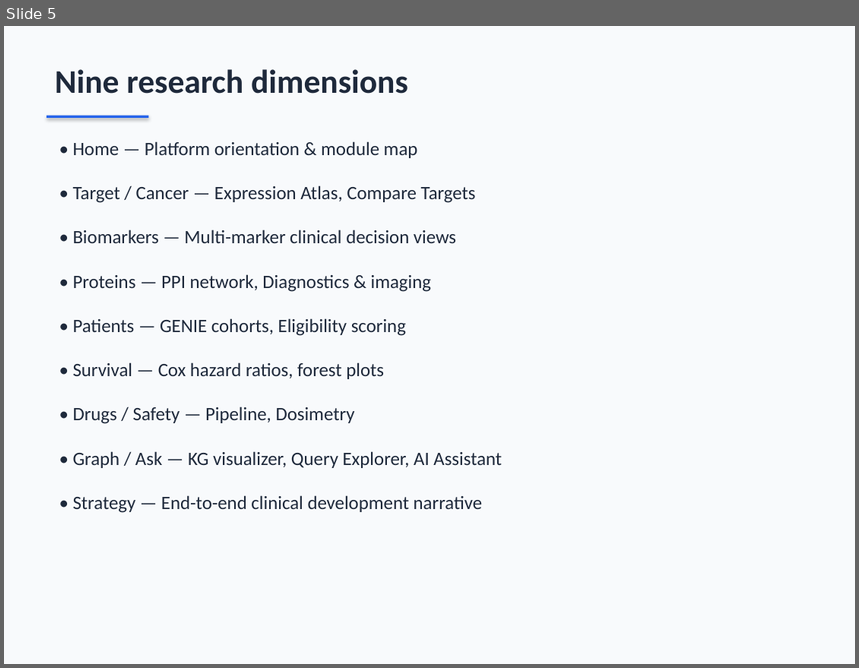
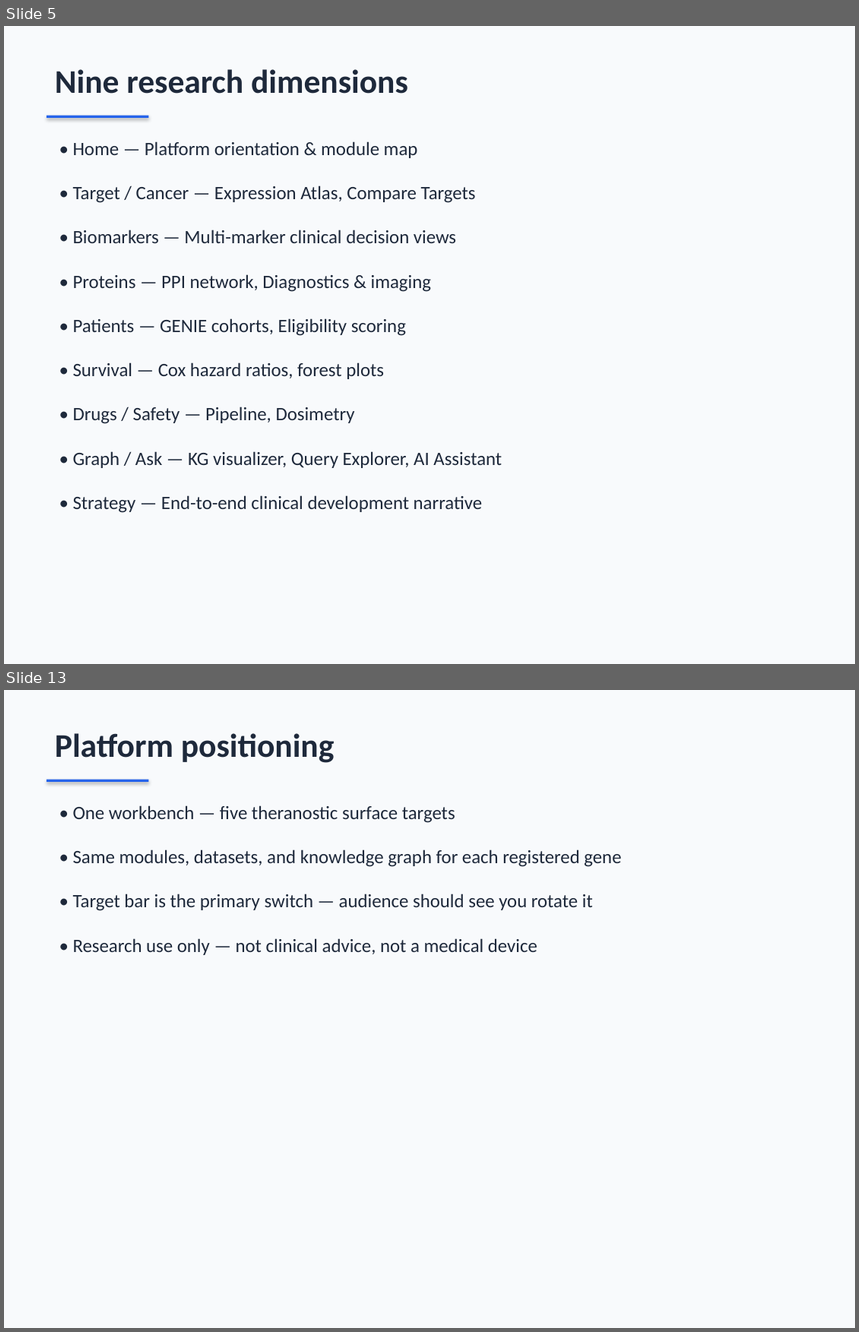
Before and after one commit to eurth/cd46-precision-medicine-platform, a slide deck: reports/OncoBridge_Demo_Presentation.pptx. Shown one above the other, each under a label of ours: slide 5 before the commit, slides 5 and 13 after it; the slides between them are not shown. The pictures are 859x668 and 859x1332 pixels, drawn with LibreOffice and Linux fonts; fonts in the diff are those of the drawing. Boxes give left, top, right and bottom in pixels: in the first picture for what was removed or moved away, otherwise in the second. Text is boxed around its words. In the diff, an @@ line names an element or a change of style, - is before the commit and + after.

Commit message:
Rebalance demo docs and PPT for equal five-target positioning.

```diff
--- a/reports/OncoBridge_Demo_Presentation.pptx
+++ b/reports/OncoBridge_Demo_Presentation.pptx
@@ slide 13 added at [4,690,855,1328], background #F8FAFC @@
@@ text added at [55,733,335,763], 28 pt, text #1E293B, bold @@
+Platform positioning
@@ rectangle added at [47,780,148,782], fill #2563EB @@
@@ text added at [73,806,455,823], 16 pt, text #1E293B @@
+• One workbench — five theranostic surface targets
@@ text added at [73,850,621,867], 16 pt, text #1E293B @@
+• Same modules, datasets, and knowledge graph for each registered gene
@@ text added at [73,894,593,911], 16 pt, text #1E293B @@
+• Target bar is the primary switch — audience should see you rotate it
@@ text added at [73,939,538,955], 16 pt, text #1E293B @@
+• Research use only — not clinical advice, not a medical device
```
Also in this commit, not shown: 12 slides changed, 1 slide removed, 5 other files.
